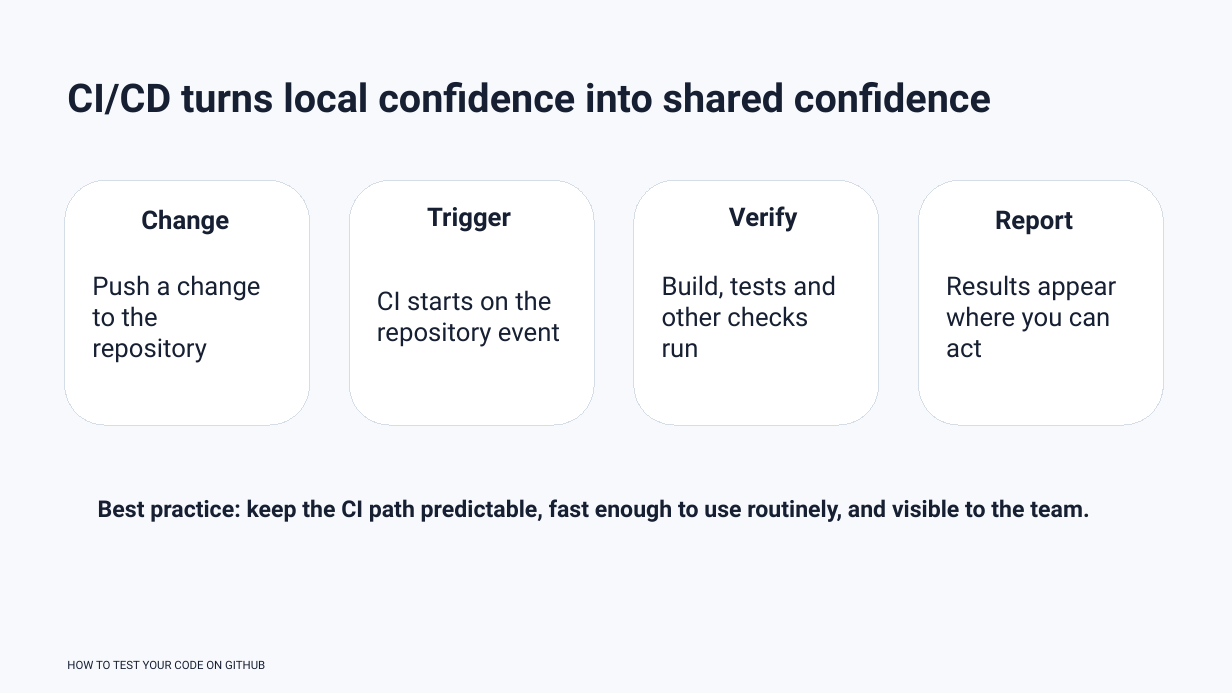
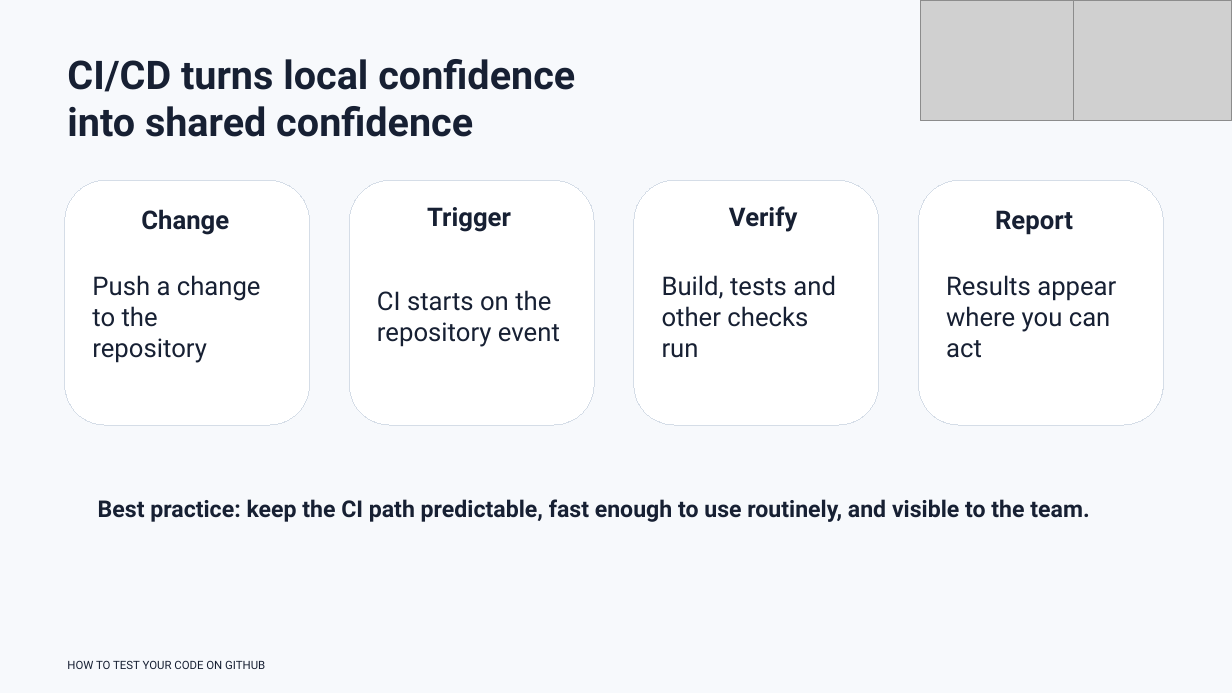
Before and after one commit to rbesenczi/my_ols, a slide deck: slide 9 of presentation/how_to_test_your_code.pptx (slide 8 before the commit). Drawn at 1232x693 pixels with LibreOffice and Linux fonts; fonts in the diff are those of the drawing; grey boxes stand for pictures. Boxes give left, top, right and bottom in pixels: in the first picture for what was removed or moved away, otherwise in the second. Text is boxed around its words. In the diff, an @@ line names an element or a change of style, - is before the commit and + after.

```diff
--- a/presentation/how_to_test_your_code.pptx
+++ b/presentation/how_to_test_your_code.pptx
@@ picture added at (921, 0, 1074, 121) @@
@@ picture added at (1074, 0, 1232, 121) @@
@@ text at (67, 59, 575, 137): text changed @@
-CI/CD turns local confidence into shared confidence
+CI/CD turns local confidence
+into shared confidence
```
Also in this commit, not shown: 35 other slides changed, 11 slides added.
